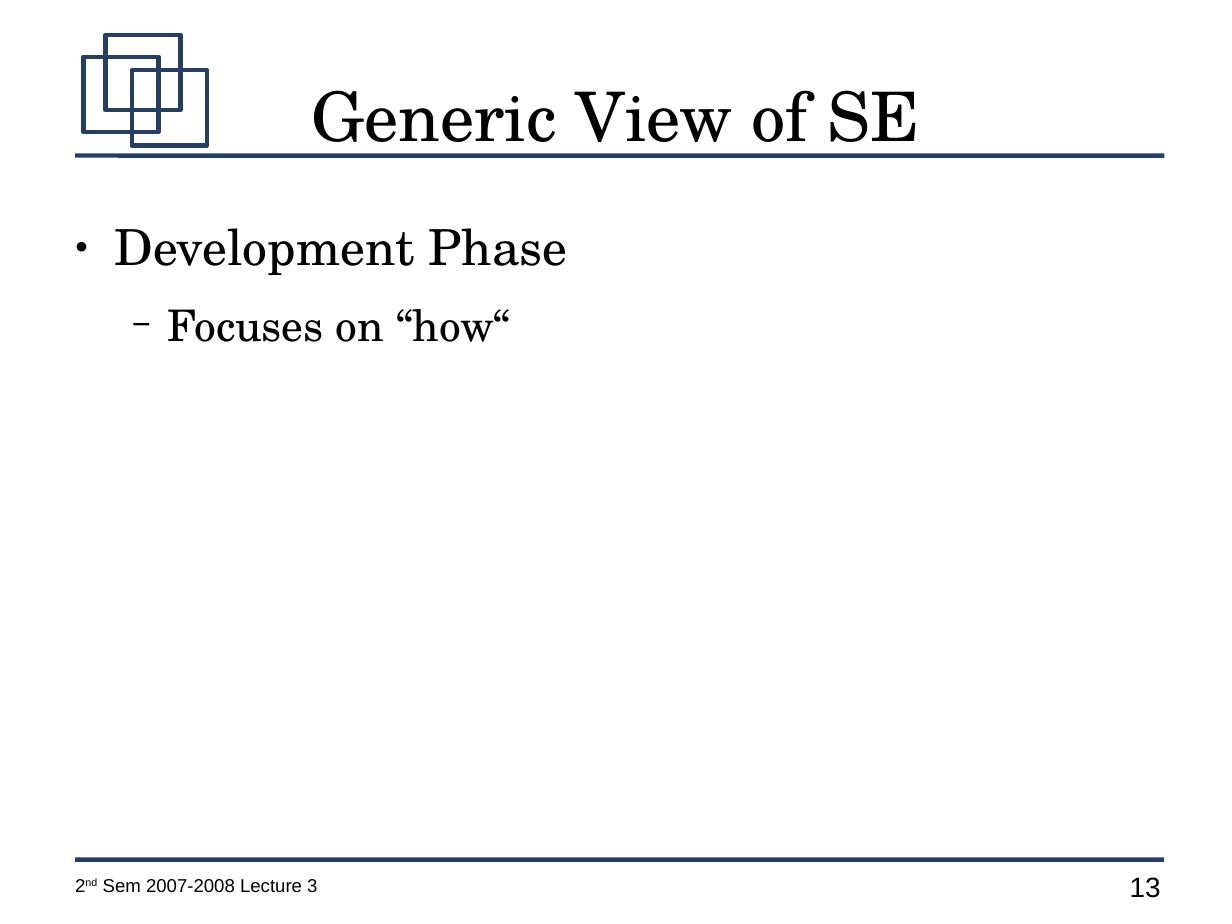
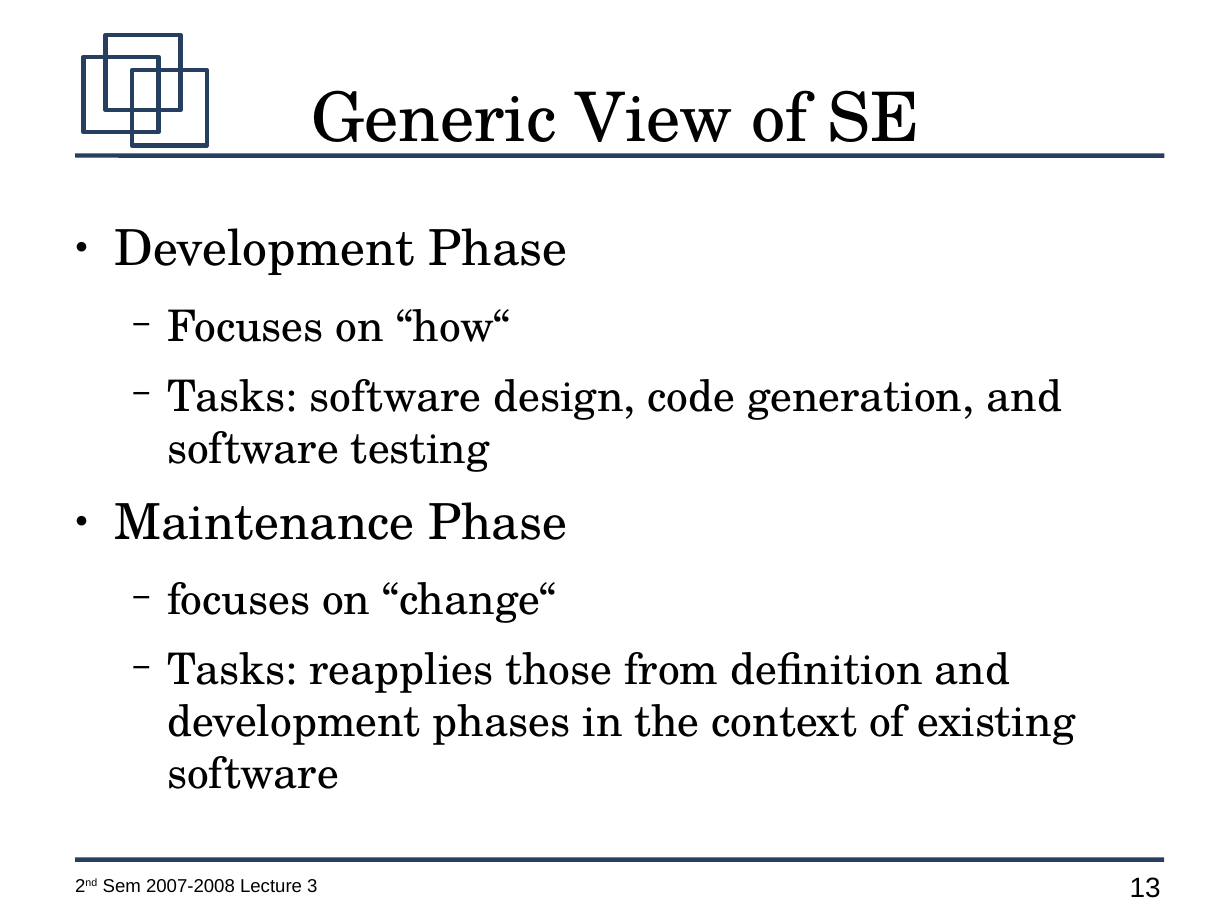
Before and after one commit to jachermocilla/jach-homepage, a slide deck: slide 13 of CMSC128-2nd-Sem-2007-L3.odp. Drawn at 1232x924 pixels with LibreOffice and Linux fonts; fonts in the diff are those of the drawing. Boxes give left, top, right and bottom in pixels: in the first picture for what was removed or moved away, otherwise in the second. Text is boxed around its words. In the diff, an @@ line names an element or a change of style, - is before the commit and + after.

```diff
--- a/CMSC128-2nd-Sem-2007-L3.odp
+++ b/CMSC128-2nd-Sem-2007-L3.odp
@@ text at [114,379,1075,789]: paragraphs added @@
+  − Tasks: software design, code generation, and software testing
+● Maintenance Phase
+  − focuses on “change“
+  − Tasks: reapplies those from definition and development phases in the context of existing software
```
Also in this commit, not shown: 1 other slide changed, 1 slide added.
